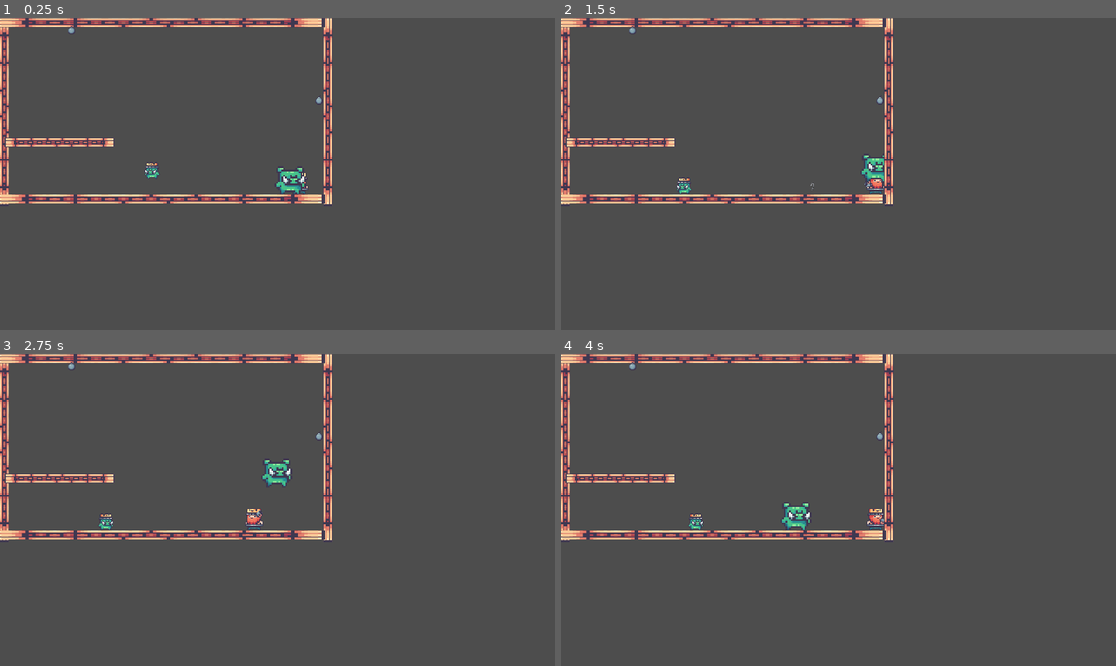
Above: before the commit, frames 1-4 (two rows, left to right).
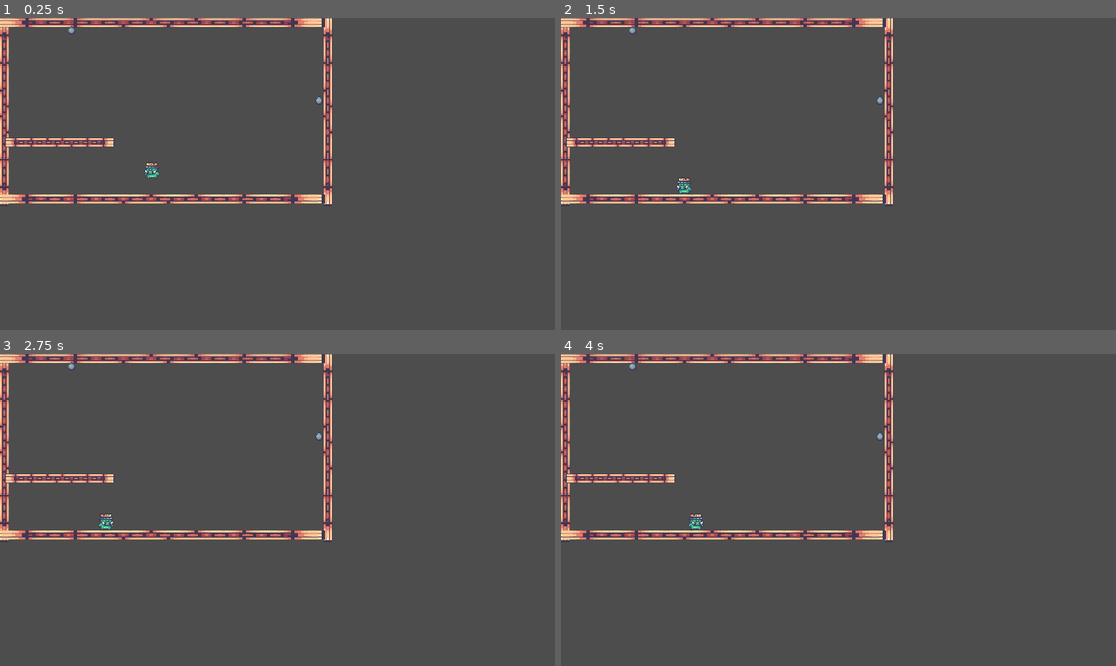
Above: after the commit, the same moments.

Repository: Assayyad0/Ball-of-Fat
Game: Godot game, scene res://scenes/levels/level_manager.tscn
Two runs of this game, one before a commit and one after it. Both use one fixed random seed, a clock stepped at 60 frames per second and the inputs below.
Inputs (mouse positions are in pixels of both pictures, inside the frame that each line leads up to):
- Up to frame 1 (0.25 s): no input
- Up to frame 2 (1.5 s): move the mouse to (960, 158) at 0.52 s; hold D (right) from 0.53 s (still down); tap Space (grab) at 0.6 s; tap Enter at 1.25 s; move the mouse to (727, 189) at 1.27 s; click (727, 189) at 1.35 s
- Up to frame 3 (2.75 s): move the mouse to (333, 441) at 2.02 s; release D (right) at 2.03 s; hold A (left) from 2.03 s (still down); tap Space (grab) at 2.1 s
- Up to frame 4 (4 s): move the mouse to (810, 572) at 2.77 s; release A (left) at 2.78 s; hold D (right) from 2.78 s (still down); click (810, 572) at 2.85 s; move the mouse to (1005, 556) at 3.52 s; tap Space (grab) at 3.6 s

The runs differ from the first frame. In frame 1, 0.2% of the frame differs, in the area x 49-56%, y 48-57%; in frame 2, 0.3%; in frame 3, 0.3%; in frame 4, 0.3%, in the area x 39-59%, y 47-57%.
Error after the commit: Invalid access to property or key 'global_position' on a base object of type 'Nil'. (res://scenes/levels/level_manager.gd:31)

Commit message:
Finalise level management system

Diff:
--- a/scenes/levels/level.gd
+++ b/scenes/levels/level.gd
@@ -1,7 +1,24 @@
 extends Node2D
 
-@export var doors: Array[Marker2D] = [null, null]
-@export var player_pos: Marker2D = null
-@export var son_pos: Marker2D = null
+@export var door_in: Marker2D = null
+@export var door_out: Marker2D = null
 
-@export var views: Array[Vector2] = [Vector2.ZERO]
+@export var player_pos_in: Marker2D = null
+@export var player_pos_out: Marker2D = null
+
+@export var son_pos_in: Marker2D = null
+@export var son_pos_out: Marker2D = null
+
+var door_scene: PackedScene = preload("res://scenes/objects/door.tscn")
+
+func _ready():
+	spawn_doors()
+
+func spawn_doors():
+	var door_in_node = door_scene.instantiate()
+	door_in_node.set_way(true)
+	door_in.add_child(door_in_node)
+
+	var door_out_node = door_scene.instantiate()
+	door_out_node.set_way(false)
+	door_out.add_child(door_out_node)
--- a/scenes/levels/level_manager.gd
+++ b/scenes/levels/level_manager.gd
@@ -1,31 +1,53 @@
 extends Node2D
 
 @export var levels: Array[PackedScene] = [preload("res://scenes/levels/level1.tscn")]
-@export var current_level: Node2D = null
-@export var current_level_index = 0
+@export var current_index = 0
 
-@export var player: CharacterBody2D = null
-@export var son: CharacterBody2D = null
+var current_level: Node2D = null
+var out_way: bool = false
 
 func _ready():
-	load_level(current_level_index)
+	_load_level(current_index)
 
-func load_level(index):
+func _load_level(index):
 	if current_level != null:
 		current_level.queue_free()
 
 	var level = levels[index]
 	current_level = level.instantiate()
 	add_child(current_level)
+	move_child(current_level, 0)
 
-	var player_marker = current_level.player_pos
-	var son_marker = current_level.son_pos
+	var player_marker: Marker2D
+	var son_marker: Marker2D
 
-	player.set_global_position(player_marker.global_position)
-	son.set_global_position(son_marker.global_position)
+	if out_way:
+		player_marker = current_level.player_pos_out
+		son_marker = current_level.son_pos_out
+	else:
+		player_marker = current_level.player_pos_in
+		son_marker = current_level.son_pos_in
 
-func next_level():
-	current_level_index += 1
-	if current_level_index >= levels.size():
-		current_level_index = 0
-	load_level(current_level_index)
+	$Player.set_global_position(player_marker.global_position)
+	$Son.set_global_position(son_marker.global_position)
+
+	$Son.visible = out_way or current_index >= (levels.size() - 1)
+
+func next_level(in_way: bool):
+	if in_way != self.out_way:
+		return
+
+	if out_way:
+		if current_index == 0:
+			return # end game
+		else:
+			current_index -= 1
+	else:
+		if current_index == levels.size() - 1:
+			current_index -= 1
+		else:
+			current_index += 1
+			if current_index == levels.size() - 1:
+				out_way = true
+
+	_load_level(current_index)
--- a/scenes/levels/level_manager.tscn
+++ b/scenes/levels/level_manager.tscn
@@ -1,13 +1,16 @@
-[gd_scene load_steps=4 format=3 uid="uid://dgq7iah1toeod"]
+[gd_scene load_steps=8 format=3 uid="uid://dgq7iah1toeod"]
 
 [ext_resource type="Script" path="res://scenes/levels/level_manager.gd" id="1_fih0i"]
 [ext_resource type="PackedScene" uid="uid://qfynyayv1752" path="res://scenes/characters/player.tscn" id="2_h137a"]
+[ext_resource type="PackedScene" uid="uid://bef5lv3uhqpru" path="res://scenes/levels/level1.tscn" id="2_otg3s"]
 [ext_resource type="PackedScene" uid="uid://bdr8w3bkmftx8" path="res://scenes/characters/son.tscn" id="3_60y26"]
+[ext_resource type="PackedScene" uid="uid://bxd2yhcbmjn4v" path="res://scenes/levels/level2.tscn" id="3_wwgwd"]
+[ext_resource type="PackedScene" uid="uid://bvw0t8vq4pxgt" path="res://scenes/levels/level3.tscn" id="4_23blb"]
+[ext_resource type="PackedScene" uid="uid://5iav67vqrnfv" path="res://scenes/levels/level4.tscn" id="5_i5514"]
 
-[node name="LevelManager" type="Node2D" node_paths=PackedStringArray("player", "son")]
+[node name="LevelManager" type="Node2D"]
 script = ExtResource("1_fih0i")
-player = NodePath("Player")
-son = NodePath("Son")
+levels = Array[PackedScene]([ExtResource("2_otg3s"), ExtResource("3_wwgwd"), ExtResource("4_23blb"), ExtResource("5_i5514")])
 
 [node name="Player" parent="." instance=ExtResource("2_h137a")]
 
--- /dev/null
+++ b/scenes/objects/door.gd
@@ -0,0 +1,30 @@
+extends Area2D
+
+var player: Area2D = null
+var son: Area2D = null
+var in_way: bool = true
+
+func set_way(in_way: bool):
+	self.in_way = in_way
+
+func _on_area_entered(area):
+	var parent = area.get_parent()
+
+	if parent.name == "Player":
+		player = area
+
+	if parent.name == "Son":
+		son = area
+
+	if player and (!in_way or son):
+		var level_manager = get_parent().get_parent().get_parent().get_parent()
+		level_manager.next_level(in_way)
+
+func _on_area_exited(area):
+	var parent = area.get_parent()
+
+	if parent.name == "Player":
+		player = null
+
+	if parent.name == "Son":
+		son = null
--- /dev/null
+++ b/scenes/objects/door.tscn
@@ -0,0 +1,25 @@
+[gd_scene load_steps=4 format=3 uid="uid://d4kmge74fjk2d"]
+
+[ext_resource type="Script" path="res://scenes/objects/door.gd" id="1_xd6fi"]
+[ext_resource type="Texture2D" uid="uid://chlwt1y4qheae" path="res://art/Kings and Pigs/Sprites/11-Door/Idle.png" id="1_y7my1"]
+
+[sub_resource type="RectangleShape2D" id="RectangleShape2D_8ah7j"]
+size = Vector2(32, 5)
+
+[node name="Door" type="Area2D"]
+scale = Vector2(2, 2)
+collision_layer = 0
+collision_mask = 6
+script = ExtResource("1_xd6fi")
+
+[node name="Sprite2D" type="Sprite2D" parent="."]
+texture_filter = 1
+position = Vector2(0, -28)
+texture = ExtResource("1_y7my1")
+
+[node name="CollisionShape2D" type="CollisionShape2D" parent="."]
+position = Vector2(0, -2.5)
+shape = SubResource("RectangleShape2D_8ah7j")
+
+[connection signal="area_entered" from="." to="." method="_on_area_entered"]
+[connection signal="area_exited" from="." to="." method="_on_area_exited"]
